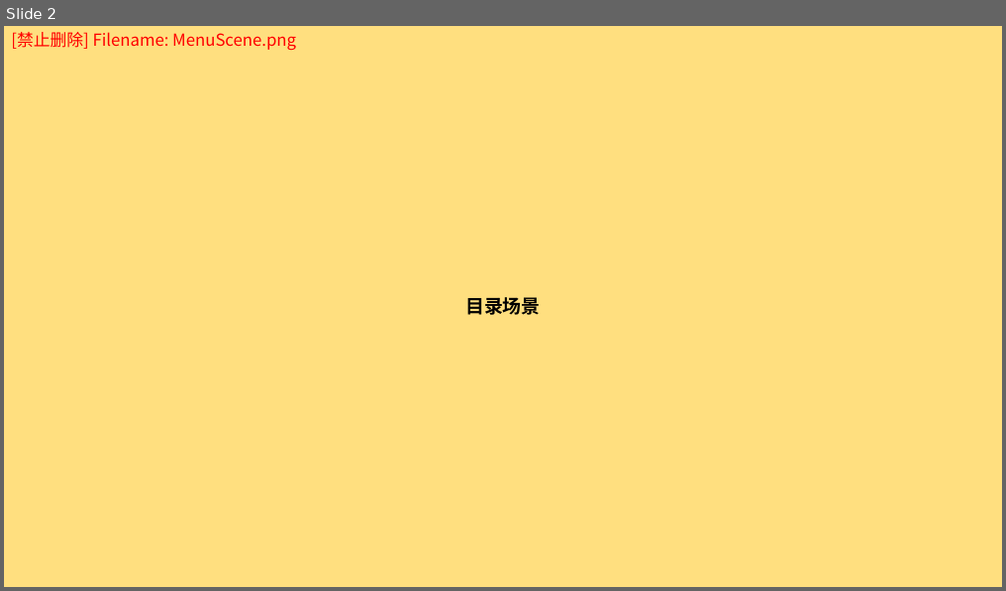
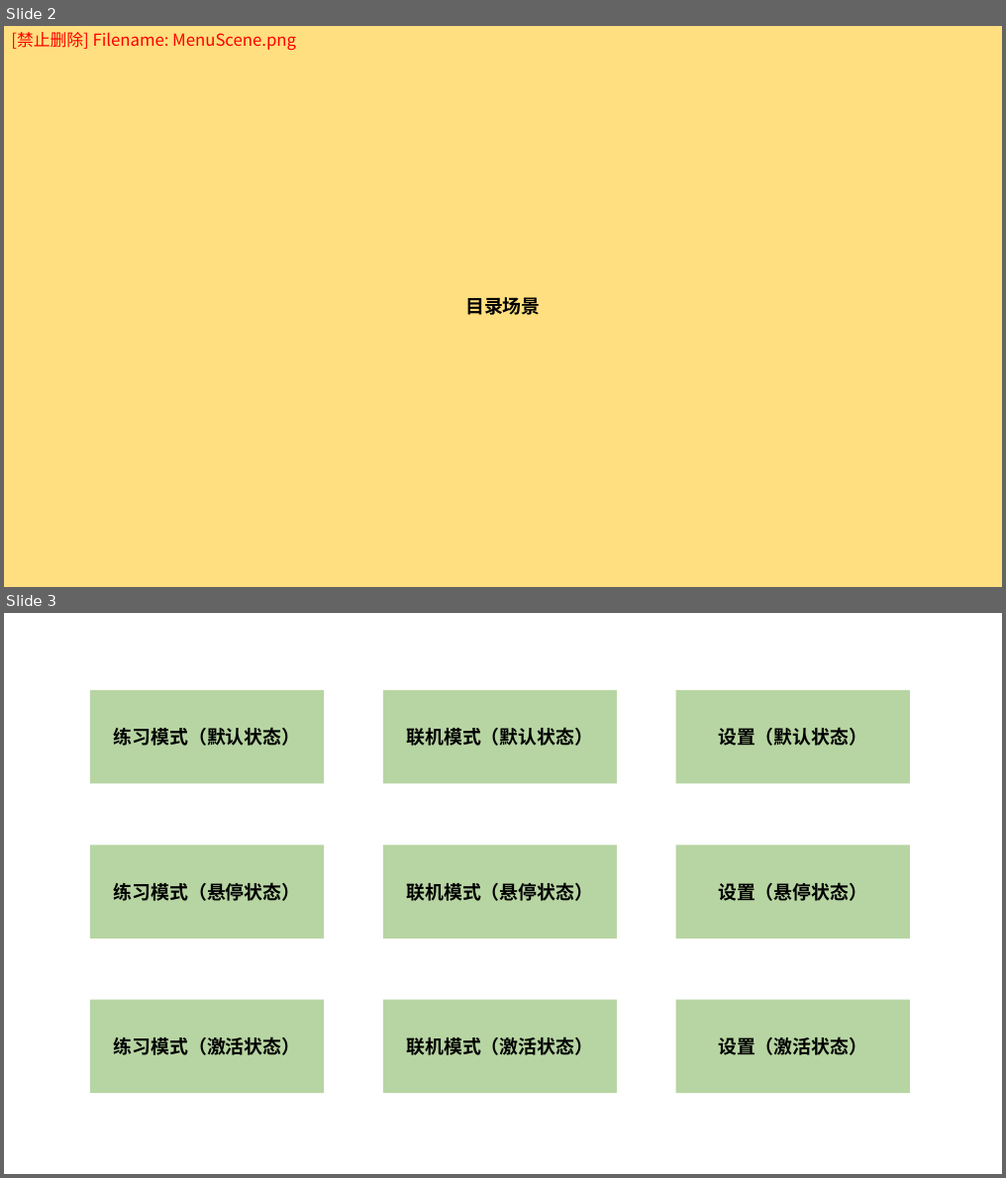
Before and after one commit to MinmusLin/Teamfight_Tactics, a slide deck: Resources/Canvas.pptx. Shown one above the other, each under a label of ours: slide 2 before the commit, slides 2 and 3 after it. The pictures are 1006x591 and 1006x1178 pixels, drawn with LibreOffice and Linux fonts; fonts in the diff are those of the drawing. Boxes give left, top, right and bottom in pixels: in the first picture for what was removed or moved away, otherwise in the second. Text is boxed around its words. In the diff, an @@ line names an element or a change of style, - is before the commit and + after.

```diff
--- a/Resources/Canvas.pptx
+++ b/Resources/Canvas.pptx
@@ slide 3 added at bbox=[4, 613, 1002, 1174], background #FFFFFF @@
@@ rectangle added at bbox=[90, 690, 324, 783], fill #70AD47 at 50% opacity, 18 pt, text #000000, bold @@
+练习模式（默认状态）
@@ rectangle added at bbox=[383, 690, 617, 783], fill #70AD47 at 50% opacity, 18 pt, text #000000, bold @@
+联机模式（默认状态）
@@ rectangle added at bbox=[676, 690, 910, 783], fill #70AD47 at 50% opacity, 18 pt, text #000000, bold @@
+设置（默认状态）
@@ rectangle added at bbox=[90, 845, 324, 939], fill #70AD47 at 50% opacity, 18 pt, text #000000, bold @@
+练习模式（悬停状态）
@@ rectangle added at bbox=[383, 845, 617, 939], fill #70AD47 at 50% opacity, 18 pt, text #000000, bold @@
+联机模式（悬停状态）
@@ rectangle added at bbox=[676, 845, 910, 939], fill #70AD47 at 50% opacity, 18 pt, text #000000, bold @@
+设置（悬停状态）
@@ rectangle added at bbox=[90, 1000, 324, 1093], fill #70AD47 at 50% opacity, 18 pt, text #000000, bold @@
+练习模式（激活状态）
@@ rectangle added at bbox=[383, 1000, 617, 1093], fill #70AD47 at 50% opacity, 18 pt, text #000000, bold @@
+联机模式（激活状态）
@@ rectangle added at bbox=[676, 1000, 910, 1093], fill #70AD47 at 50% opacity, 18 pt, text #000000, bold @@
+设置（激活状态）
```
Also in this commit, not shown: 1 other slide added, 24 other files.
